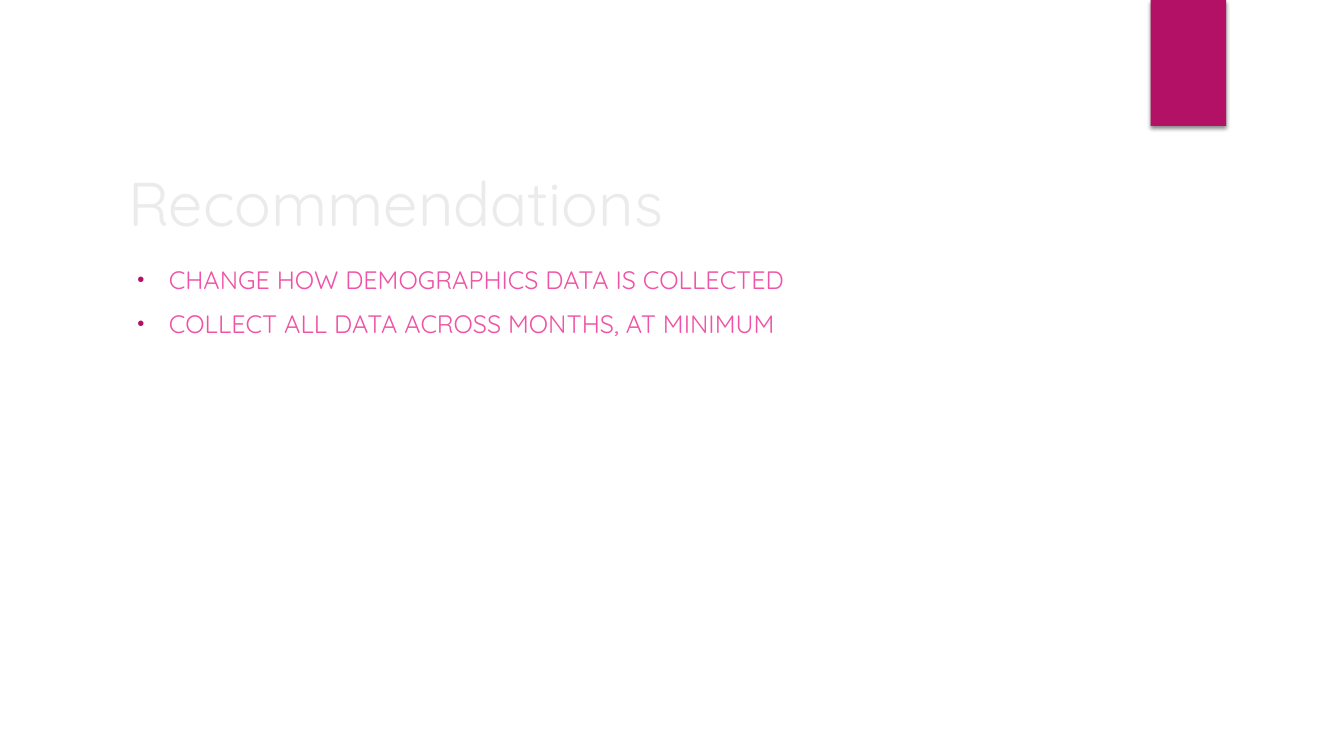
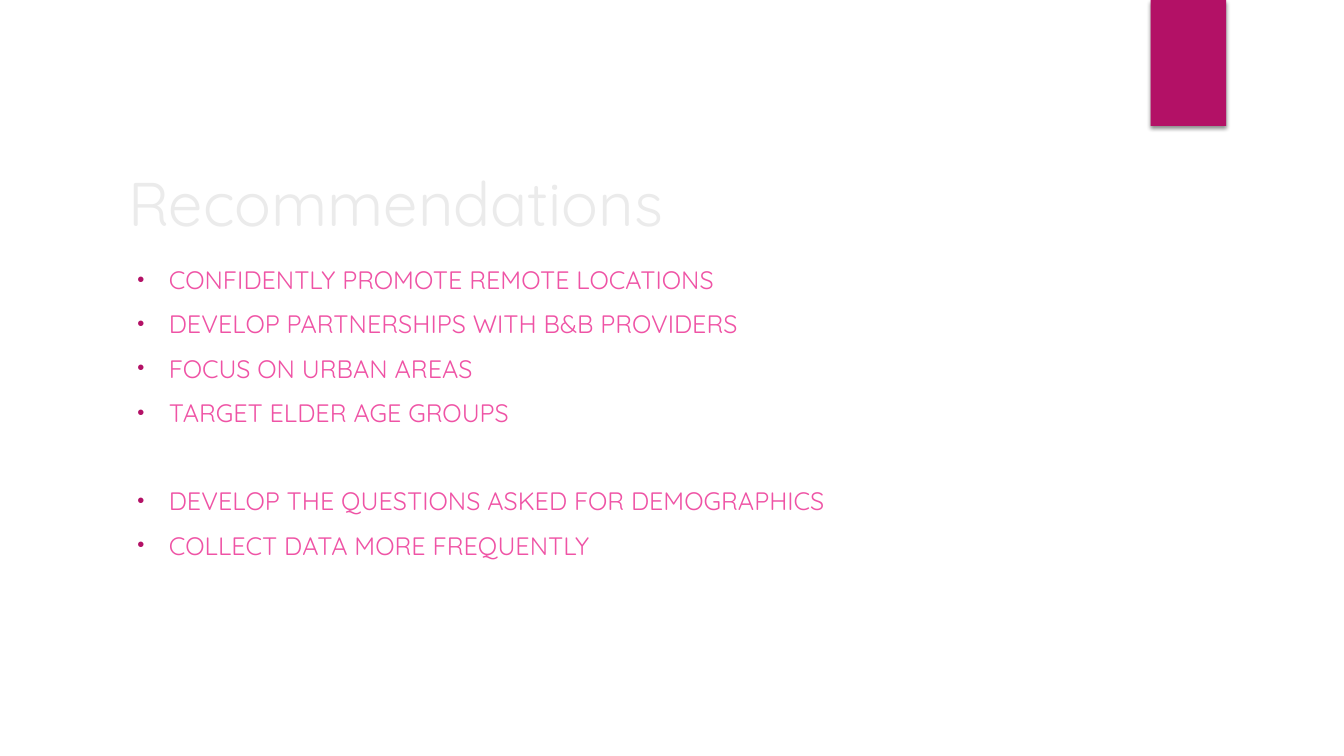
Before and after one commit to louiseshambrook/visit_scotland_final_project, a slide deck: slide 17 of presentation/visit_scotland_presentation.pptx (slide 16 before the commit). Drawn at 1344x756 pixels with LibreOffice and Linux fonts; fonts in the diff are those of the drawing; background and template pictures are left out. Boxes give left, top, right and bottom in pixels: in the first picture for what was removed or moved away, otherwise in the second. Text is boxed around its words. In the diff, an @@ line names an element or a change of style, - is before the commit and + after.

```diff
--- a/presentation/visit_scotland_presentation.pptx
+++ b/presentation/visit_scotland_presentation.pptx
@@ subtitle at (169,271,824,560): text changed @@
-• CHANGE HOW DEMOGRAPHICS DATA IS COLLECTED
-• COLLECT ALL DATA ACROSS MONTHS, AT MINIMUM
+• CONFIDENTLY PROMOTE REMOTE LOCATIONS
+• DEVELOP PARTNERSHIPS WITH B&B PROVIDERS
+• FOCUS ON URBAN AREAS
+• TARGET ELDER AGE GROUPS
+• DEVELOP THE QUESTIONS ASKED FOR DEMOGRAPHICS
+• COLLECT DATA MORE FREQUENTLY
```
Also in this commit, not shown: 5 other slides changed, 1 slide added, 1 slide removed, 2 other files.
